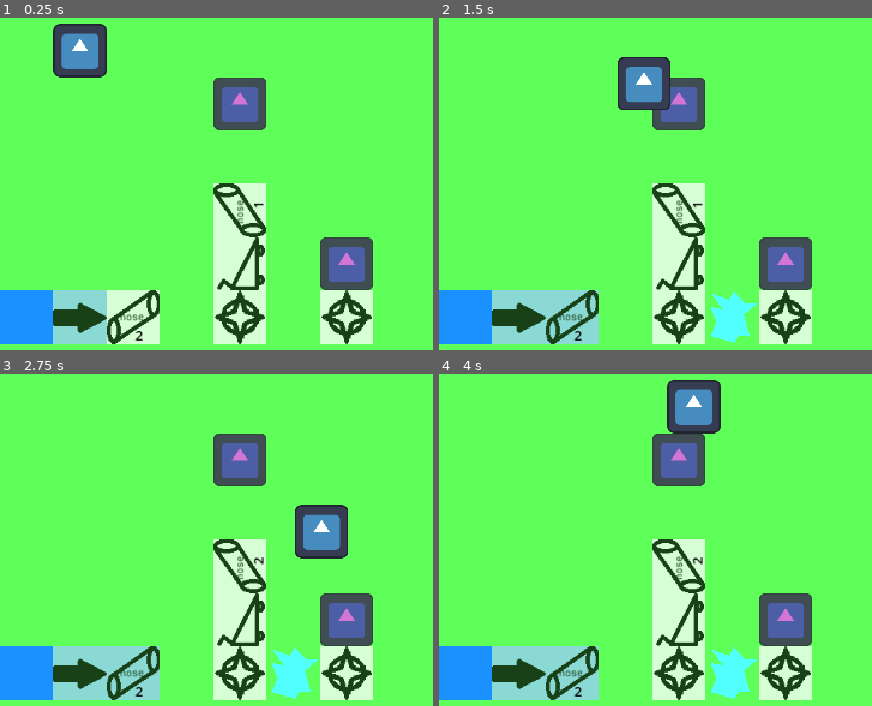
Above: before the commit, frames 1-4 (two rows, left to right).
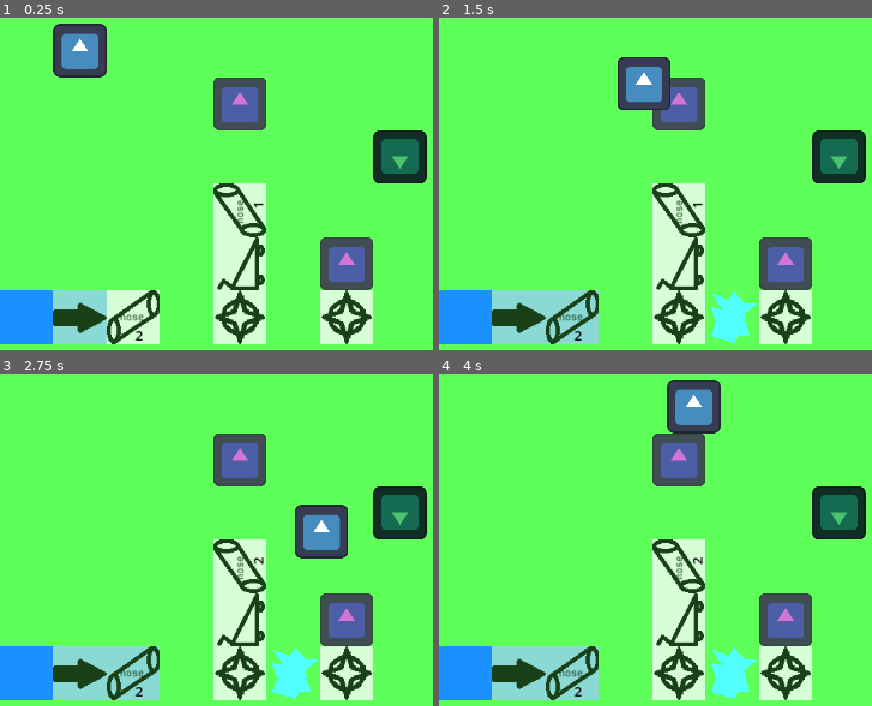
Above: after the commit, the same moments.

Repository: Anjellyrika/the-flower-factory
Game: Godot game, scene res://levels/level_2/level_2.tscn
Two runs of this game, one before a commit and one after it. Both use one fixed random seed, a clock stepped at 60 frames per second and the inputs below. This scene is started directly instead of the project's main scene. The engine's default icon, where the game draws it, is replaced by a stand-in: a white triangle on a blue panel in a dark square.
Inputs:
- Up to frame 1 (0.25 s): no input
- Up to frame 2 (1.5 s): hold Right (Right) 0.53-1.28 s; hold E (interact) 0.53-1.28 s; hold Down (Down) from 1.28 s (still down); tap E (interact) at 1.35 s
- Up to frame 3 (2.75 s): release Down (Down) at 2.03 s; hold Right (Right) from 2.03 s (still down); hold E (interact) from 2.03 s (still down)
- Up to frame 4 (4 s): release Right (Right) at 2.78 s; release E (interact) at 2.78 s; hold Up (Up) 2.78-3.53 s; tap E (interact) at 2.85 s; hold Left (Left) from 3.53 s (still down); hold E (interact) from 3.53 s (still down)

The runs differ from the first frame. In frame 1, 2.0% of the frame differs, in the area x 86-99%, y 33-50%; in frame 2, 2.0%; in frame 3, 2.0%; in frame 4, 2.0%.
Error after the commit: Parse Error: Identifier "bonus_unlocked" not declared in the current scope. (res://objects/bonus/cardboard.gd:13)

Commit message:
feat: add Bonus object to level 2

Diff:
--- a/levels/level_2/level_2.tscn
+++ b/levels/level_2/level_2.tscn
@@ -8,6 +8,7 @@
 [ext_resource type="PackedScene" uid="uid://dhyeiwu0a8qd3" path="res://objects/channels/hose.tscn" id="5_ubkp0"]
 [ext_resource type="Script" uid="uid://elb433e5t2vs" path="res://levels/water_system.gd" id="6_8y2in"]
 [ext_resource type="PackedScene" uid="uid://8g37kstt60ek" path="res://objects/channels/wheelbarrow.tscn" id="6_un0ug"]
+[ext_resource type="PackedScene" uid="uid://dd2qdn81ksb7f" path="res://objects/bonus/cardboard.tscn" id="7_ubkp0"]
 
 [sub_resource type="TileSetScenesCollectionSource" id="TileSetScenesCollectionSource_4nbo2"]
 resource_name = "temp tiles"
@@ -46,6 +47,9 @@
 [node name="Hose2" parent="Objects" unique_id=682465049 instance=ExtResource("5_ubkp0")]
 position = Vector2(288, 416)
 rotation = -1.5707964
+
+[node name="Cardboard" parent="Objects" unique_id=1282427862 instance=ExtResource("7_ubkp0")]
+position = Vector2(480, 352)
 
 [node name="MapBoundary" type="StaticBody2D" parent="." unique_id=1430419111]
 collision_mask = 0
--- /dev/null
+++ b/objects/bonus/_bonus.gd
@@ -0,0 +1,4 @@
+class_name Bonus
+extends Node2D
+
+# TODO: Export var for unlocked animal
--- /dev/null
+++ b/objects/bonus/cardboard.gd
@@ -0,0 +1,13 @@
+extends Bonus
+
+@onready var sprite_state = $AnimatedSprite2D
+
+func _ready() -> void:
+	sprite_state.play("upturned")
+
+func interact() -> void:
+	if (sprite_state.animation == 'fixed'):
+		return
+	sprite_state.play("fixed")
+	sprite_state.rotation = 0.0 # TODO: Remove when finalized assets
+	bonus_unlocked.emit()
--- a/objects/bonus/cardboard.tscn
+++ b/objects/bonus/cardboard.tscn
@@ -1,3 +1,36 @@
 [gd_scene format=3 uid="uid://dd2qdn81ksb7f"]
 
+[ext_resource type="Script" uid="uid://2iu6rjcideko" path="res://objects/bonus/cardboard.gd" id="1_xmpgt"]
+[ext_resource type="Texture2D" uid="uid://4q335xxs2p" path="res://icon.svg" id="2_qfq8c"]
+[ext_resource type="PackedScene" uid="uid://6d207b11a6c7" path="res://objects/interaction_area.tscn" id="3_p1ifu"]
+
+[sub_resource type="SpriteFrames" id="SpriteFrames_y00b8"]
+animations = [{
+"frames": [{
+"duration": 1.0,
+"texture": ExtResource("2_qfq8c")
+}],
+"loop": 1,
+"name": &"fixed",
+"speed": 5.0
+}, {
+"frames": [{
+"duration": 1.0,
+"texture": ExtResource("2_qfq8c")
+}],
+"loop": 1,
+"name": &"upturned",
+"speed": 5.0
+}]
+
 [node name="Cardboard" type="Node2D" unique_id=1282427862]
+script = ExtResource("1_xmpgt")
+
+[node name="AnimatedSprite2D" type="AnimatedSprite2D" parent="." unique_id=2062436897]
+modulate = Color(0.29263088, 0.7604947, 0.43057507, 1)
+rotation = 3.1415927
+scale = Vector2(0.5, 0.5)
+sprite_frames = SubResource("SpriteFrames_y00b8")
+animation = &"fixed"
+
+[node name="InteractionArea" parent="." unique_id=1861413833 instance=ExtResource("3_p1ifu")]
Not shown, added: objects/bonus/_bonus.gd.uid
Not shown, added: objects/bonus/cardboard.gd.uid
